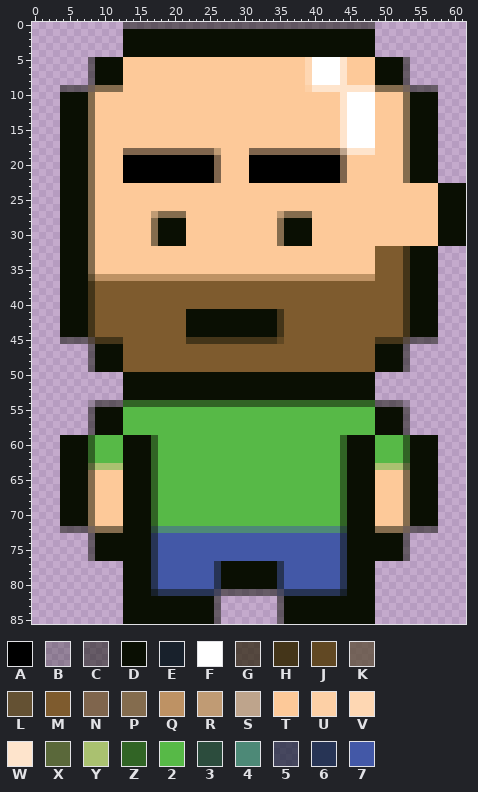
File history of a sprite sheet, mokagio.png. The first picture shows the starting point.
The file is 62x86 pixels. Colours within 5 levels of each other are drawn and written as one.
Palette (. is transparent): A #000000  B #0a0f0340  C #0a0f0380  D #0a0f03  E #18212c  F #ffffff  G #312811bf  H #443519  J #614823  K #5b4d35bf  L #645133  M #7e5b2e  N #7f654d  P #846c4e  Q #be9264  R #c09b74  S #bea48c  T #fdc999  U #fdd0a6  V #fed7b3  W #fee4cc  X #5a683a  Y #aac170  Z #316425  2 #57b947  3 #2c4c3d  4 #4d8977  5 #1d273abf  6 #273455  7 #4358a7
Pixels before, first column x 4:
 0 .........CCCCCCCCCCCCCCCCCCCCCCCCCCCCCCCCCCCC.............
 1 .........DDDDDDDDDDDDDDDDDDDDDDDDDDDDDDDDDDDD.............
 2 .........DDDDDDDDDDDDDDDDDDDDDDDDDDDDDDDDDDDD.............
 3 .........DDDDDDDDDDDDDDDDDDDDDDDDDDDDDDDDDDDD.............
 4 .........DDDDDDDDDDDDDDDDDDDDDDDDDDDDDDDDDDDD.............
 5 ....CDDDDTTTTTTTTTTTTTTTTTTTTTTTTTTVFFFFWTTTTDDDDC........
 6 ....CDDDDTTTTTTTTTTTTTTTTTTTTTTTTTTVFFFFWTTTTDDDDC........
 7 ....CDDDDTTTTTTTTTTTTTTTTTTTTTTTTTTVFFFFWTTTTDDDDC........
 8 ....CDDDDTTTTTTTTTTTTTTTTTTTTTTTTTTVFFFFWTTTTDDDDC........
 9 CCCCKPPPPTTTTTTTTTTTTTTTTTTTTTTTTTTUWWWWWWWWWPPPPKCCCC....
10 DDDDPTTTTTTTTTTTTTTTTTTTTTTTTTTTTTTTTTTTWFFFFTTTTPDDDD....
11 DDDDPTTTTTTTTTTTTTTTTTTTTTTTTTTTTTTTTTTTWFFFFTTTTPDDDD....
12 DDDDPTTTTTTTTTTTTTTTTTTTTTTTTTTTTTTTTTTTWFFFFTTTTPDDDD....
13 DDDDPTTTTTTTTTTTTTTTTTTTTTTTTTTTTTTTTTTTWFFFFTTTTPDDDD....
14 DDDDPTTTTTTTTTTTTTTTTTTTTTTTTTTTTTTTTTTTWFFFFTTTTPDDDD....
15 DDDDPTTTTTTTTTTTTTTTTTTTTTTTTTTTTTTTTTTTWFFFFTTTTPDDDD....
16 DDDDPTTTTTTTTTTTTTTTTTTTTTTTTTTTTTTTTTTTWFFFFTTTTPDDDD....
17 DDDDPTTTTTTTTTTTTTTTTTTTTTTTTTTTTTTTTTTTWFFFFTTTTPDDDD....
18 DDDDPTTTTNNNNNNNNNNNNNRTTTTNNNNNNNNNNNNNSWWWWTTTTPDDDD....
19 DDDDPTTTTAAAAAAAAAAAAANTTTTAAAAAAAAAAAAANTTTTTTTTPDDDD....
20 DDDDPTTTTAAAAAAAAAAAAANTTTTAAAAAAAAAAAAANTTTTTTTTPDDDD....
21 DDDDPTTTTAAAAAAAAAAAAANTTTTAAAAAAAAAAAAANTTTTTTTTPDDDD....
22 DDDDPTTTTAAAAAAAAAAAAANTTTTAAAAAAAAAAAAANTTTTTTTTPDDDD....
23 DDDDPTTTTTTTTTTTTTTTTTTTTTTTTTTTTTTTTTTTTTTTTTTTTTTTTTDDDD
24 DDDDPTTTTTTTTTTTTTTTTTTTTTTTTTTTTTTTTTTTTTTTTTTTTTTTTTDDDD
25 DDDDPTTTTTTTTTTTTTTTTTTTTTTTTTTTTTTTTTTTTTTTTTTTTTTTTTDDDD
26 DDDDPTTTTTTTTTTTTTTTTTTTTTTTTTTTTTTTTTTTTTTTTTTTTTTTTTDDDD
27 DDDDPTTTTTTTTRPPPPTTTTTTTTTTTTTRPPPPTTTTTTTTTTTTTTTTTTDDDD
28 DDDDPTTTTTTTTPDDDDTTTTTTTTTTTTTPDDDDTTTTTTTTTTTTTTTTTTDDDD
29 DDDDPTTTTTTTTPDDDDTTTTTTTTTTTTTPDDDDTTTTTTTTTTTTTTTTTTDDDD
30 DDDDPTTTTTTTTPDDDDTTTTTTTTTTTTTPDDDDTTTTTTTTTTTTTTTTTTDDDD
31 DDDDPTTTTTTTTPDDDDTTTTTTTTTTTTTPDDDDTTTTTTTTTTTTTTTTTTDDDD
32 DDDDPTTTTTTTTTTTTTTTTTTTTTTTTTTTTTTTTTTTTTTTTMMMMHDDDD....
33 DDDDPTTTTTTTTTTTTTTTTTTTTTTTTTTTTTTTTTTTTTTTTMMMMHDDDD....
34 DDDDPTTTTTTTTTTTTTTTTTTTTTTTTTTTTTTTTTTTTTTTTMMMMHDDDD....
35 DDDDPTTTTTTTTTTTTTTTTTTTTTTTTTTTTTTTTTTTTTTTTMMMMHDDDD....
36 DDDDLQQQQQQQQQQQQQQQQQQQQQQQQQQQQQQQQQQQQQQQQMMMMHDDDD....
37 DDDDHMMMMMMMMMMMMMMMMMMMMMMMMMMMMMMMMMMMMMMMMMMMMHDDDD....
38 DDDDHMMMMMMMMMMMMMMMMMMMMMMMMMMMMMMMMMMMMMMMMMMMMHDDDD....
39 DDDDHMMMMMMMMMMMMMMMMMMMMMMMMMMMMMMMMMMMMMMMMMMMMHDDDD....
40 DDDDHMMMMMMMMMMMMMMMMMMMMMMMMMMMMMMMMMMMMMMMMMMMMHDDDD....
41 DDDDHMMMMMMMMMMMMMDDDDDDDDDDDDDHMMMMMMMMMMMMMMMMMHDDDD....
42 DDDDHMMMMMMMMMMMMMDDDDDDDDDDDDDHMMMMMMMMMMMMMMMMMHDDDD....
43 DDDDHMMMMMMMMMMMMMDDDDDDDDDDDDDHMMMMMMMMMMMMMMMMMHDDDD....
44 DDDDHMMMMMMMMMMMMMDDDDDDDDDDDDDHMMMMMMMMMMMMMMMMMHDDDD....
45 CCCCGHHHHMMMMMMMMMHHHHHHHHHHHHHJMMMMMMMMMMMMMHHHHGCCCC....
46 ....CDDDDMMMMMMMMMMMMMMMMMMMMMMMMMMMMMMMMMMMMDDDDC........
47 ....CDDDDMMMMMMMMMMMMMMMMMMMMMMMMMMMMMMMMMMMMDDDDC........
48 ....CDDDDMMMMMMMMMMMMMMMMMMMMMMMMMMMMMMMMMMMMDDDDC........
49 ....CDDDDMMMMMMMMMMMMMMMMMMMMMMMMMMMMMMMMMMMMDDDDC........
50 .........DDDDDDDDDDDDDDDDDDDDDDDDDDDDDDDDDDDD.............
51 .........DDDDDDDDDDDDDDDDDDDDDDDDDDDDDDDDDDDD.............
52 .........DDDDDDDDDDDDDDDDDDDDDDDDDDDDDDDDDDDD.............
53 .........DDDDDDDDDDDDDDDDDDDDDDDDDDDDDDDDDDDD.............
54 ....BCCCCZZZZZZZZZZZZZZZZZZZZZZZZZZZZZZZZZZZZCCCCB........
55 ....CDDDD222222222222222222222222222222222222DDDDC........
56 ....CDDDD222222222222222222222222222222222222DDDDC........
57 ....CDDDD222222222222222222222222222222222222DDDDC........
58 ....CDDDD222222222222222222222222222222222222DDDDC........
59 DDDDZ2222DDDDZ22222222222222222222222222ZDDDD2222ZDDDD....
60 DDDDZ2222DDDDZ22222222222222222222222222ZDDDD2222ZDDDD....
61 DDDDZ2222DDDDZ22222222222222222222222222ZDDDD2222ZDDDD....
62 DDDDZ2222DDDDZ22222222222222222222222222ZDDDD2222ZDDDD....
63 DDDDXYYYYDDDDZ22222222222222222222222222ZDDDDYYYYXDDDD....
64 DDDDPTTTTDDDDZ22222222222222222222222222ZDDDDTTTTPDDDD....
65 DDDDPTTTTDDDDZ22222222222222222222222222ZDDDDTTTTPDDDD....
66 DDDDPTTTTDDDDZ22222222222222222222222222ZDDDDTTTTPDDDD....
67 DDDDPTTTTDDDDZ22222222222222222222222222ZDDDDTTTTPDDDD....
68 DDDDPTTTTDDDDZ22222222222222222222222222ZDDDDTTTTPDDDD....
69 DDDDPTTTTDDDDZ22222222222222222222222222ZDDDDTTTTPDDDD....
70 DDDDPTTTTDDDDZ22222222222222222222222222ZDDDDTTTTPDDDD....
71 DDDDPTTTTDDDDZ22222222222222222222222222ZDDDDTTTTPDDDD....
72 CCCCKPPPPDDDD3444444444444444444444444443DDDDPPPPKCCCC....
73 ....CDDDDDDDD6777777777777777777777777776DDDDDDDDC........
74 ....CDDDDDDDD6777777777777777777777777776DDDDDDDDC........
75 ....CDDDDDDDD6777777777777777777777777776DDDDDDDDC........
76 ....CDDDDDDDD6777777777777777777777777776DDDDDDDDC........
77 .........DDDD6777777776DDDDDDDD6777777776DDDD.............
78 .........DDDD6777777776DDDDDDDD6777777776DDDD.............
79 .........DDDD6777777776DDDDDDDD6777777776DDDD.............
80 .........DDDD6777777776DDDDDDDD6777777776DDDD.............
81 .........DDDDE666666665CCCCCCCC566666666EDDDD.............
82 .........DDDDDDDDDDDDDC........CDDDDDDDDDDDDD.............
83 .........DDDDDDDDDDDDDC........CDDDDDDDDDDDDD.............
84 .........DDDDDDDDDDDDDC........CDDDDDDDDDDDDD.............
85 .........DDDDDDDDDDDDDC........CDDDDDDDDDDDDD.............
The result:
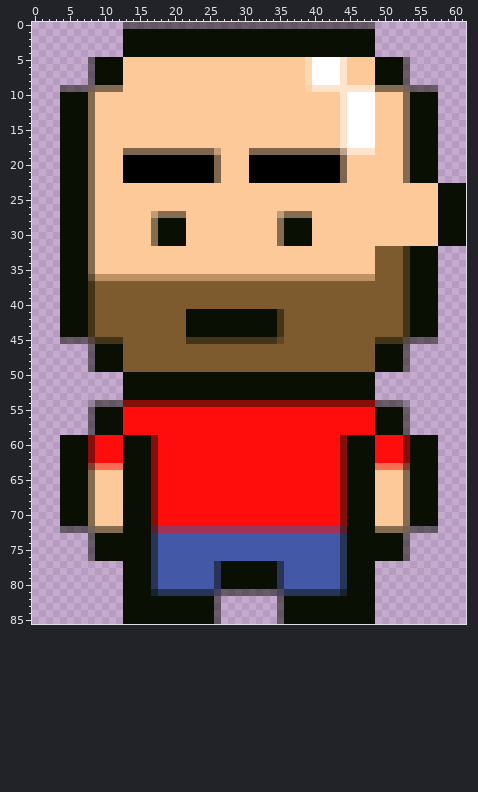
From the commit log: Make tshir red
What changed:
{"colour":"2","old":"#57b947","new":"#ff0d0d"}
{"colour":"3","old":"#2c4c3d","new":"#56212f"}
{"colour":"4","old":"#4d8977","new":"#a1335a"}
{"colour":"X","old":"#5a683a","new":"#843d2b"}
{"colour":"Y","old":"#aac170","new":"#fe6b53"}
{"colour":"Z","old":"#316425","new":"#850e08"}
{"label":"changed","picture_box":[88,400,410,533]}
